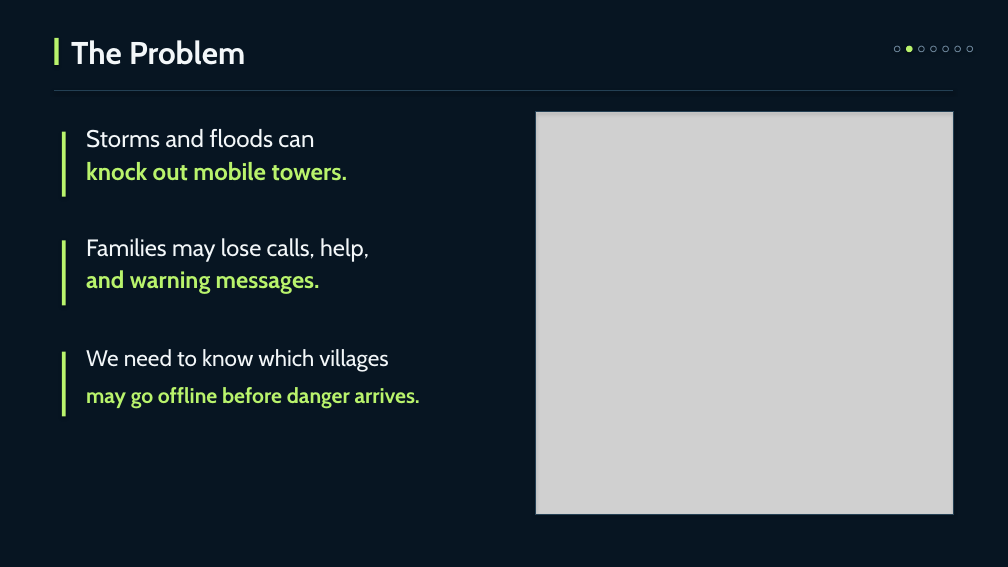
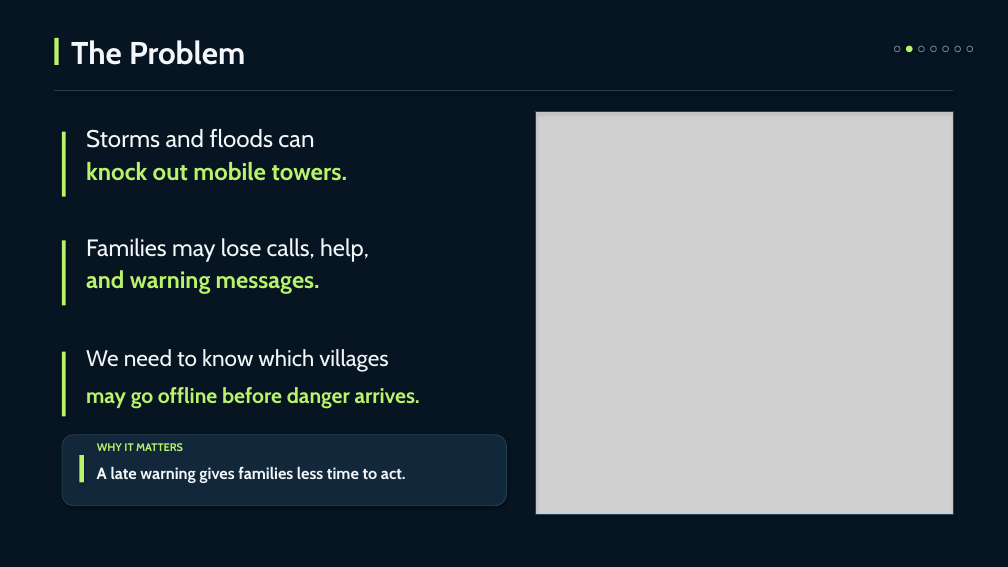
Before and after one commit to sachin20072909/Arduino-learning-journey.., a slide deck: slide 2 of SignalShield_IEEE_APS_Ideathon_2026.pptx. Drawn at 1008x567 pixels with LibreOffice and Linux fonts; fonts in the diff are those of the drawing; grey boxes stand for pictures. Boxes give left, top, right and bottom in pixels: in the first picture for what was removed or moved away, otherwise in the second. Text is boxed around its words. In the diff, an @@ line names an element or a change of style, - is before the commit and + after.

```diff
--- a/SignalShield_IEEE_APS_Ideathon_2026.pptx
+++ b/SignalShield_IEEE_APS_Ideathon_2026.pptx
@@ rounded rectangle added at <box>62,435,507,506</box>, fill #12283A, outline #244054 0.8 pt @@
@@ text added at <box>97,443,183,451</box>, 10.5 pt, text #B9F36C, bold @@
+WHY IT MATTERS
@@ rectangle added at <box>79,455,84,482</box>, fill #B9F36C @@
@@ text added at <box>97,466,406,483</box>, 15.5 pt, text #F3F7F9, bold @@
+A late warning gives families less time to act.
```
Also in this commit, not shown: 6 other slides changed.
